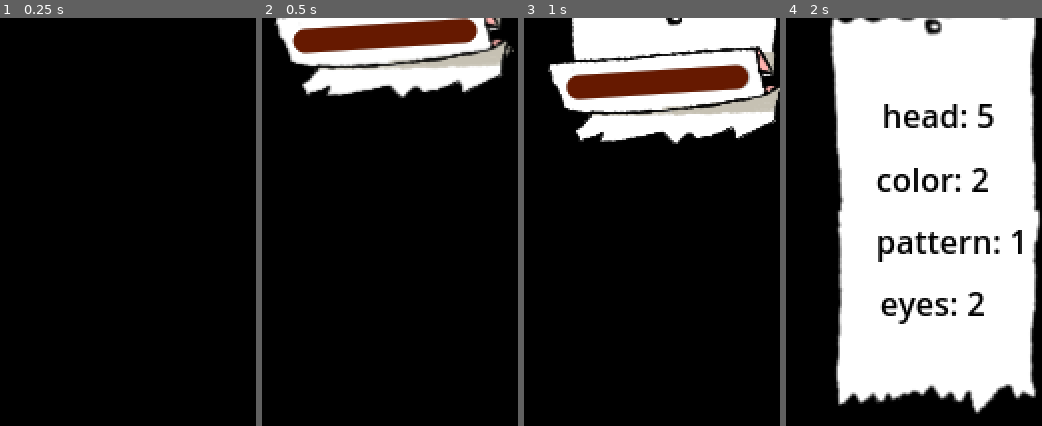
Above: before the commit, frames 1-4 (left to right).
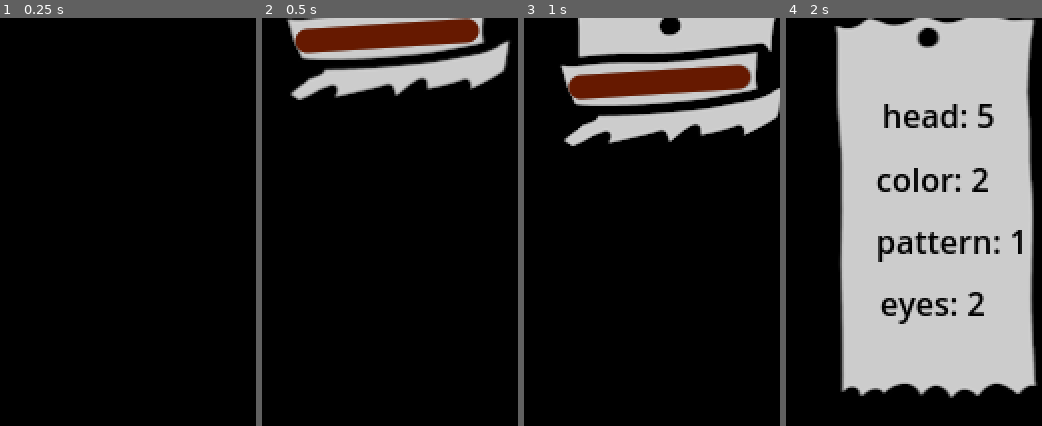
Above: after the commit, the same moments.

Repository: Goth-Bin-Garbage/build_a_dready_bear.swf
Game: Godot game, scene res://ui/order.tscn
Two runs of this game, one before a commit and one after it. Both use one fixed random seed, a clock stepped at 60 frames per second and the inputs below. This scene is started directly instead of the project's main scene.
Inputs (mouse positions are in pixels of both pictures, inside the frame that each line leads up to):
- Up to frame 1 (0.25 s): no input
- Up to frame 2 (0.5 s): no input
- Up to frame 3 (1 s): drag from (662, 26) to (outside the picture) at 0.52 s
- Up to frame 4 (2 s): tap Enter at 1.25 s; drag from (outside the picture) to (934, 71) at 1.27 s

Frame 1 is identical in both runs. In frame 2, 9.9% of the frame differs, in the area x 4-99%, y 0-21%; in frame 3, 19%; in frame 4, 69%, in the area x 17-100%, y 0-98%.
Error in both runs: Invalid access to property or key 'orders' on a base object of type 'null instance'. (res://ui/order.gd:109)

Commit message:
replacing order sprite

Diff:
--- a/ui/order.tscn
+++ b/ui/order.tscn
@@ -1,8 +1,8 @@
 [gd_scene load_steps=10 format=3 uid="uid://peuqdai1wmub"]
 
 [ext_resource type="Script" path="res://ui/order.gd" id="1_2yje7"]
-[ext_resource type="Texture2D" uid="uid://dp3tbs85g74ix" path="res://sprites/order_note.png" id="1_mrj2b"]
-[ext_resource type="Texture2D" uid="uid://dajc232wovuxw" path="res://sprites/order_note_crumpled.png" id="3_o5g31"]
+[ext_resource type="Texture2D" uid="uid://bsnxifcb4sqdq" path="res://sprites/ticket1.png" id="2_h2yr2"]
+[ext_resource type="Texture2D" uid="uid://c6awhnuot50b1" path="res://sprites/ticket2.png" id="3_t0riv"]
 
 [sub_resource type="LabelSettings" id="LabelSettings_m6q8c"]
 font_color = Color(0, 0, 0, 1)
@@ -25,6 +25,21 @@
 "values": [Vector2(0, -158)]
 }
 
+[sub_resource type="Animation" id="Animation_ljf8n"]
+resource_name = "order_remove"
+tracks/0/type = "value"
+tracks/0/imported = false
+tracks/0/enabled = true
+tracks/0/path = NodePath("SpriteNode:position")
+tracks/0/interp = 1
+tracks/0/loop_wrap = true
+tracks/0/keys = {
+"times": PackedFloat32Array(0, 1),
+"transitions": PackedFloat32Array(3.605, 1),
+"update": 0,
+"values": [Vector2(0, 92), Vector2(1, -220)]
+}
+
 [sub_resource type="Animation" id="Animation_ci7bd"]
 resource_name = "order_swoop_in"
 tracks/0/type = "value"
@@ -38,21 +53,6 @@
 "transitions": PackedFloat32Array(0.277393, 1),
 "update": 0,
 "values": [Vector2(0, -158), Vector2(0, 92)]
-}
-
-[sub_resource type="Animation" id="Animation_ljf8n"]
-resource_name = "order_remove"
-tracks/0/type = "value"
-tracks/0/imported = false
-tracks/0/enabled = true
-tracks/0/path = NodePath("SpriteNode:position")
-tracks/0/interp = 1
-tracks/0/loop_wrap = true
-tracks/0/keys = {
-"times": PackedFloat32Array(0, 1),
-"transitions": PackedFloat32Array(3.605, 1),
-"update": 0,
-"values": [Vector2(0, 92), Vector2(1, -220)]
 }
 
 [sub_resource type="AnimationLibrary" id="AnimationLibrary_38onp"]
@@ -69,9 +69,8 @@
 position = Vector2(0, -158)
 
 [node name="SpriteNormal" type="Sprite2D" parent="SpriteNode"]
-visible = false
 position = Vector2(-3, 4)
-texture = ExtResource("1_mrj2b")
+texture = ExtResource("2_h2yr2")
 
 [node name="EyesLabel" type="Label" parent="SpriteNode/SpriteNormal"]
 offset_left = -28.0
@@ -106,13 +105,13 @@
 label_settings = SubResource("LabelSettings_m6q8c")
 
 [node name="SpriteCrumpled" type="Sprite2D" parent="SpriteNode"]
-position = Vector2(-16, -64)
-texture = ExtResource("3_o5g31")
+position = Vector2(-4, -64)
+texture = ExtResource("3_t0riv")
 
 [node name="ProgressBar" type="ProgressBar" parent="SpriteNode/SpriteCrumpled"]
-offset_left = -41.0
+offset_left = -52.0
 offset_top = 1.0
-offset_right = 51.0
+offset_right = 40.0
 offset_bottom = 13.0
 rotation = -0.0638863
 value = 100.0
Binary file added: sprites/ticket1.png
Not shown, added: sprites/ticket1.png.import
Binary file added: sprites/ticket2.png
Not shown, added: sprites/ticket2.png.import
